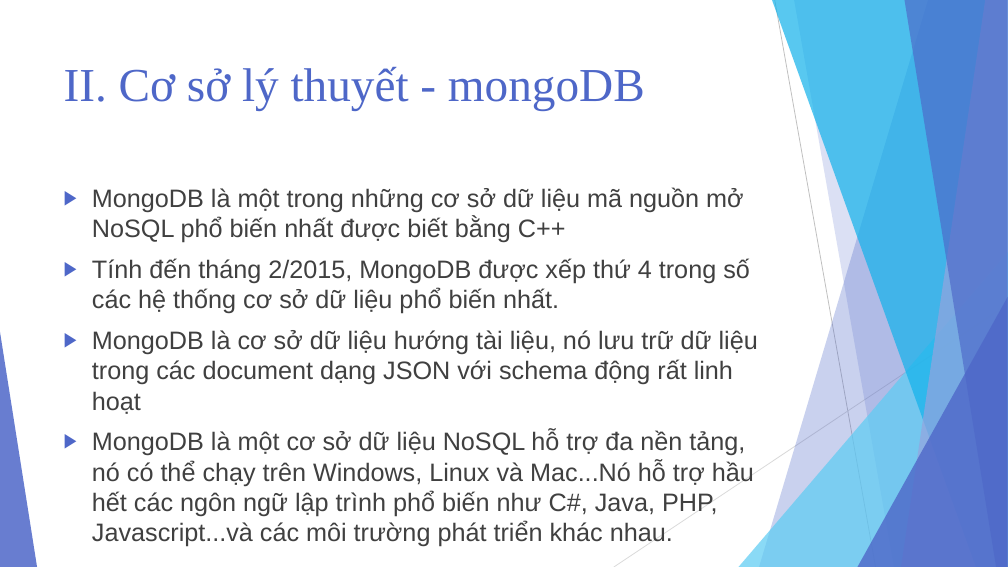
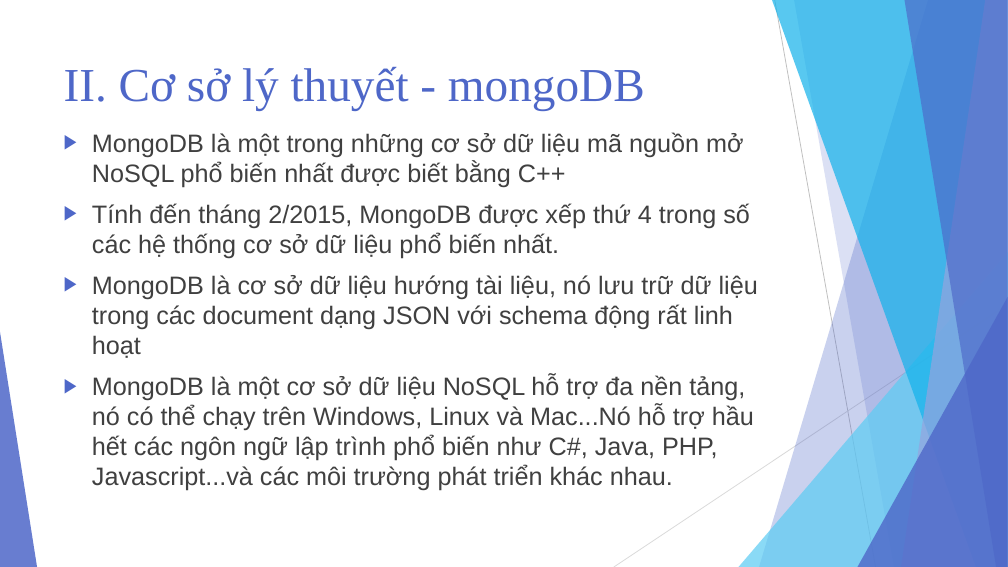
Before and after one commit to TMTAI/Android, a slide deck: slide 14 of Presentation-LuanVan.pptx. Drawn at 1008x567 pixels with LibreOffice and Linux fonts; fonts in the diff are those of the drawing. Boxes give left, top, right and bottom in pixels: in the first picture for what was removed or moved away, otherwise in the second. Text is boxed around its words. In the diff, an @@ line names an element or a change of style, - is before the commit and + after.

```diff
--- a/Presentation-LuanVan.pptx
+++ b/Presentation-LuanVan.pptx
@@ text "MongoDB là một trong những ...": place and size @@
-text "MongoDB là một trong những ..." at (92, 187, 758, 516)
+text "MongoDB là một trong những ..." at (92, 132, 758, 461)
```
Also in this commit, not shown: 4 other slides changed, 3 slides added, 1 other file.
